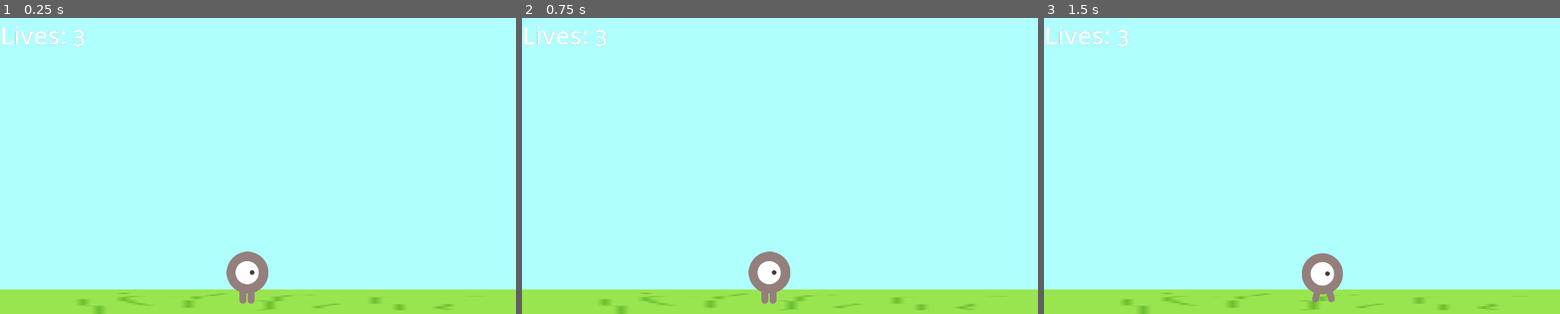
Above: before the commit, frames 1-3 (left to right).
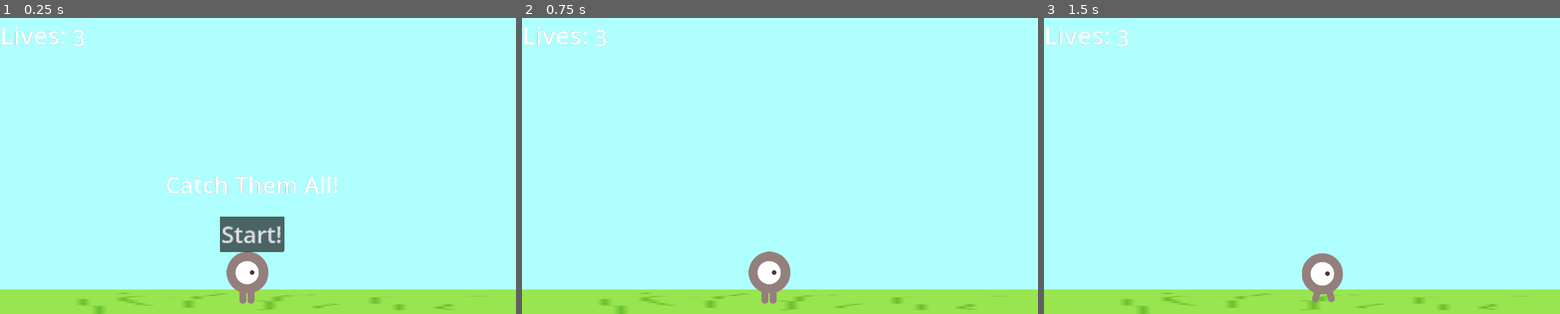
Above: after the commit, the same moments.

Repository: mgarrod193/GD2DCatchFallingObjects
Game: Godot game, scene res://main.tscn
Same seed, same stepped clock (60 frames per second), same inputs: the game is played once before the commit and once after it. This scene is started directly instead of the project's main scene.
Inputs (mouse positions are in pixels of both pictures, inside the frame that each line leads up to):
- Up to frame 1 (0.25 s): no input
- Up to frame 2 (0.75 s): click (774, 234) at 0.5 s, where only the run after the commit has a clickable "Start!"
- Up to frame 3 (1.5 s): tap Enter at 1.25 s; hold Right (walk_right) from 1.28 s (still down)

The runs differ from the first frame. In frame 1, 2.2% of the frame differs, in the area x 32-66%, y 53-80%; in frame 2, nothing differs; in frame 3, nothing differs.

Commit message:
Added game over function, updated start message on boot

Diff:
--- a/HUD.gd
+++ b/HUD.gd
@@ -1,5 +1,5 @@
 extends CanvasGroup
-
+signal startgame
 
 # Called when the node enters the scene tree for the first time.
 func _ready():
@@ -10,6 +10,19 @@
 func _process(delta):
 	pass
 
+func show_button():
+	$Button.show()
+
+func update_message(msg):
+	$Message.show()
+	$Message.text = msg
+
 
 func update_lives(lives):
 	$LivesCounter.text = str(lives)
+
+
+func _on_button_pressed():
+	$Message.hide()
+	startgame.emit()
+	$Button.hide()
--- a/hud.tscn
+++ b/hud.tscn
@@ -18,3 +18,24 @@
 offset_bottom = 91.0
 theme_override_font_sizes/font_size = 60
 text = "0"
+
+[node name="Message" type="Label" parent="."]
+offset_left = 303.0
+offset_top = 262.0
+offset_right = 1003.0
+offset_bottom = 603.0
+theme_override_font_sizes/font_size = 60
+text = "Better Luck Next Time!"
+horizontal_alignment = 1
+vertical_alignment = 1
+autowrap_mode = 2
+
+[node name="Button" type="Button" parent="."]
+offset_left = 569.0
+offset_top = 515.0
+offset_right = 736.0
+offset_bottom = 606.0
+theme_override_font_sizes/font_size = 60
+text = "Start!"
+
+[connection signal="pressed" from="Button" to="." method="_on_button_pressed"]
--- a/main.gd
+++ b/main.gd
@@ -11,6 +11,7 @@
 var spawns
 # Called when the node enters the scene tree for the first time.
 func _ready():
+	$HUD.update_message("Catch Them All!")
 	$Player.start($StartPosition.position)
 	$HUD.update_lives(lives)
 	score = 0
@@ -20,10 +21,17 @@
 	spawn4 = $EnemySpawn4.position
 	spawns = [spawn1, spawn2, spawn3, spawn4]
 
+func start():
+	$Player.start($StartPosition.position)
+	$Player.show()
+	lives = 3
 
 # Called every frame. 'delta' is the elapsed time since the previous frame.
 func _process(_delta):
-	pass
+	if lives == 0:
+		$Player.hide()
+		$HUD.show_button()
+		$HUD.update_message("Better Luck Next Time")
 
 func _on_start_timer_timeout():
 	$ScoreTimer.start()
--- a/main.tscn
+++ b/main.tscn
@@ -61,4 +61,5 @@
 [connection signal="timeout" from="StartTimer" to="." method="_on_start_timer_timeout"]
 [connection signal="timeout" from="SpawnTimer" to="." method="_on_spawn_timer_timeout"]
 [connection signal="timeout" from="ScoreTimer" to="." method="_on_score_timer_timeout"]
+[connection signal="startgame" from="HUD" to="." method="start"]
 [connection signal="body_entered" from="Area2D" to="." method="_on_area_2d_body_entered"]
